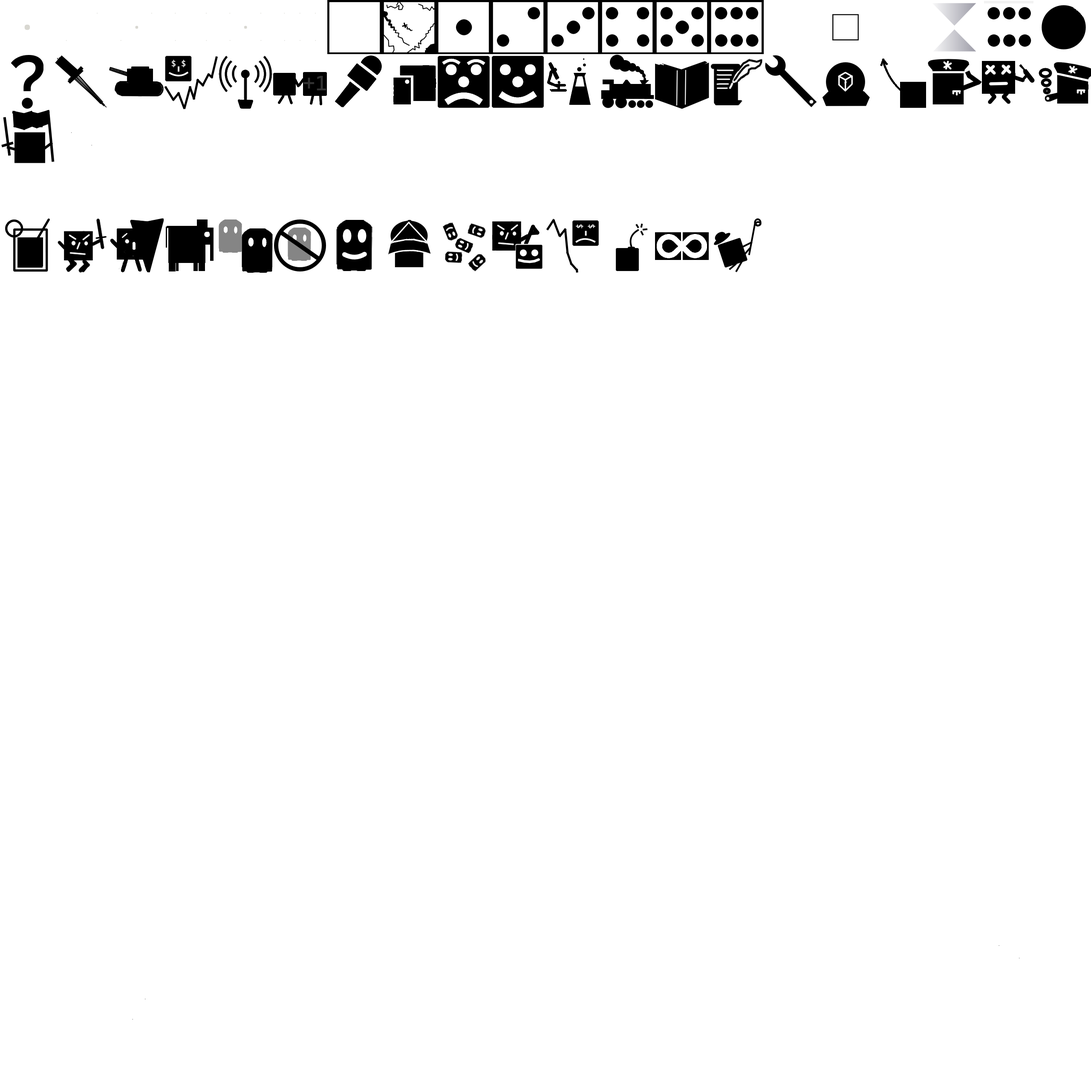
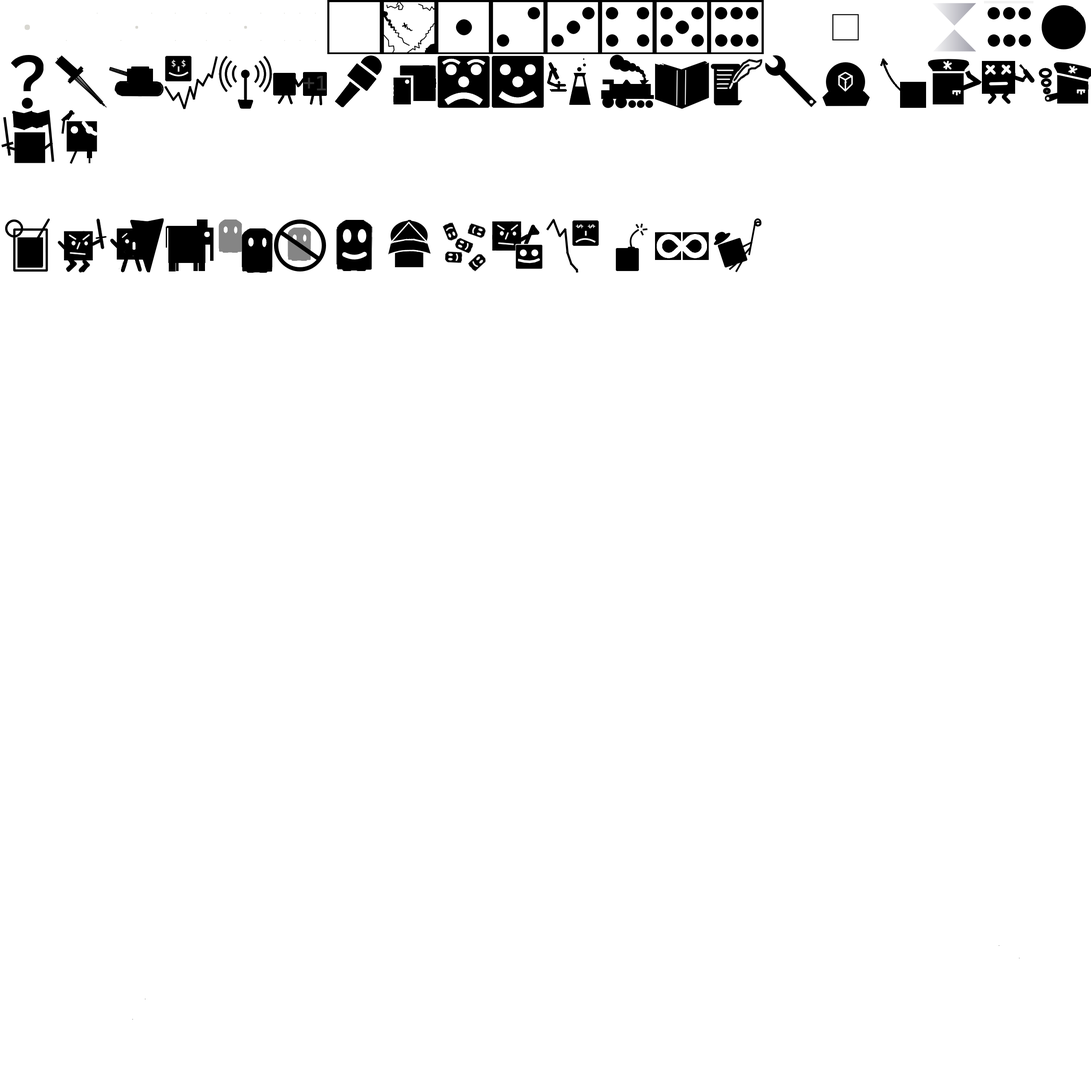
Revision of a layered 1091 x 1091 image; what changed, layer by layer:
painted on "Upgrades_Paint" over [left=60, top=110, right=98, bottom=165]
